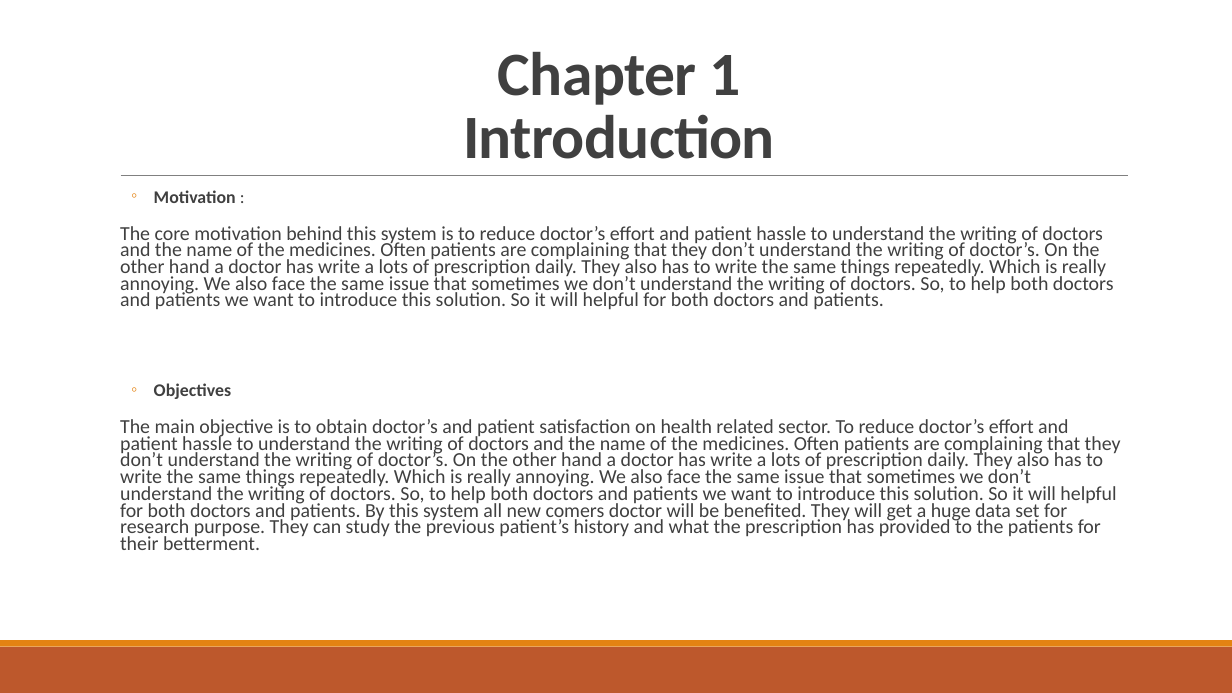
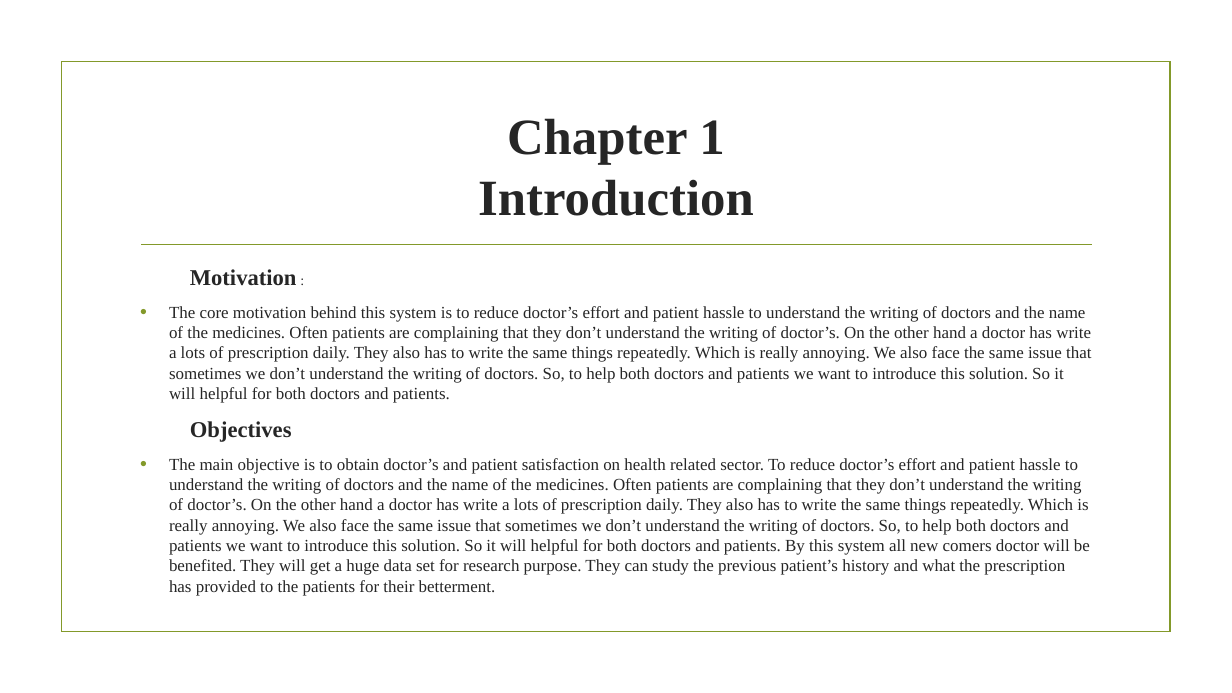
Before and after one commit to dipu157/pres_reactlara, a slide deck: slide 4 of Documentation/Prescription Presentation.pptx. Drawn at 1232x693 pixels with LibreOffice and Linux fonts; fonts in the diff are those of the drawing; background and template pictures are left out. Boxes give left, top, right and bottom in pixels: in the first picture for what was removed or moved away, otherwise in the second. Text is boxed around its words. In the diff, an @@ line names an element or a change of style, - is before the commit and + after.

```diff
--- a/Documentation/Prescription Presentation.pptx
+++ b/Documentation/Prescription Presentation.pptx
@@ rectangle added at (61,62,1170,632), outline #83992A 1.25 pt @@
@@ title "Chapter 1 Introduction": place and size @@
-title "Chapter 1 Introduction" at (463,52,775,159)
+title "Chapter 1 Introduction" at (478,118,754,216)
@@ title "Chapter 1 Introduction" at (478,118,754,216): size 48 to 39.6 pt, font Calibri to Times New Roman, text colour #404040 to #262626, letter spacing -0.5 to 0 pt; line spacing 0.85 to 1; vertical alignment bottom to middle @@
@@ text "Motivation :": place and size @@
-text "Motivation :" at (120,190,1121,550)
+text "Motivation :" at (169,269,1091,596)
@@ text "Motivation :" at (169,269,1091,596): size 13.9 to 17.6 pt in "Motivation", "Objectives"; size 13.9 to 11 pt in ":"; font Calibri to Times New Roman, text colour #404040 to #262626, size 15.5 to 13.2 pt; bullet ◦ to none; line spacing 0.7 to 1; more space between paragraphs; bullet   to •; less space between paragraphs; bullet colour #E48312 to #83992A @@
@@ line moved from (121, 176) - (1128, 176) to (141, 245) - (1092, 245) @@
@@ line (141, 245) - (1092, 245): stroke #808080 0.5 pt to #83992A 1.25 pt @@
@@ rectangle removed at (0,647,1232,693) @@
@@ rectangle removed at (0,640,1232,647) @@
```
Also in this commit, not shown: 4 other slides changed, 5 other files.
